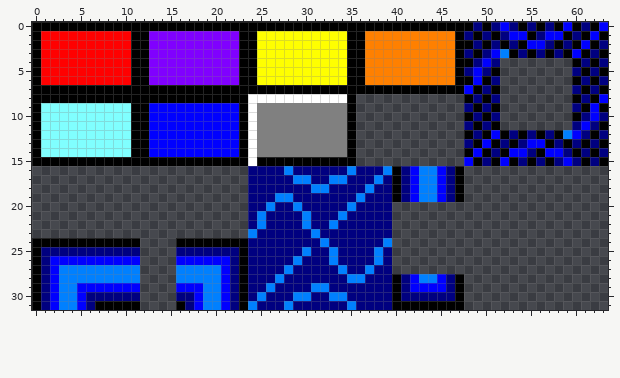
One commit to this pixel-art file: assets/tiles.aseprite. Above, as it was before the edit.
64x32 pixels, 1 frame.
After:
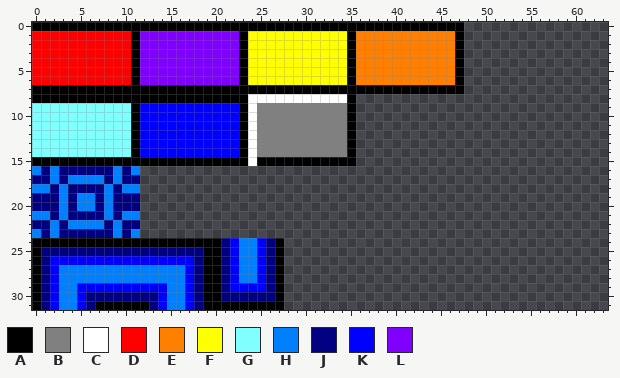
Palette (. is transparent): A #000000  B #808080  C #ffffff  D #ff0000  E #ff8000  F #ffff00  G #80ffff  H #0080ff  J #000080  K #0000ff  L #8000ff
From old to new:
Changed rows in their new state; - is an unchanged pixel.
first column x 0:
 0 ------------------------------------------------................
 1 D-----------L-----------F-----------E-----------................
 2 D-----------L-----------F-----------E-----------................
 3 D-----------L-----------F-----------E-----------................
 4 D-----------L-----------F-----------E-----------....--------....
 5 D-----------L-----------F-----------E-----------....--------....
 6 D-----------L-----------F-----------E-----------....--------....
 7 ------------------------------------------------....--------....
 8 ------------------------------------------------....--------....
 9 G-----------K-----------------------------------....--------....
10 G-----------K-----------------------------------....--------....
11 G-----------K-----------------------------------....--------....
12 G-----------K-----------------------------------................
13 G-----------K-----------------------------------................
14 G-----------K-----------------------------------................
15 ------------------------------------------------................
16 HJHJJJJJJHJH------------........................----------------
17 JJHJHHHHJHJJ------------........................----------------
18 HHJHJJJJHJHH------------........................----------------
19 JJJHJHHJHJJJ------------........................----------------
20 JJJHJHHJHJJJ------------................------------------------
21 HHJHJJJJHJHH------------................------------------------
22 JJHJHHHHJHJJ------------................------------------------
23 HJHJJJJJJHJH------------................------------------------
24 ------------AAAA-----JKHHK-A............------------------------
25 ------------JJJJ---AA-KHHK-A............------------------------
26 ------------KKKK--JAAJKHHK-A............------------------------
27 ------------HHHH-KJAAJKHHK-A............------------------------
28 ------------HHHH-KJAAJKHHK-A....................----------------
29 ------------KKKHH-JAAJKKKKJA....................----------------
30 ------------JJKHHKJAAJ-J-J-A....................----------------
31 ------------AJKHHKJAAAA-AAAA....................----------------
